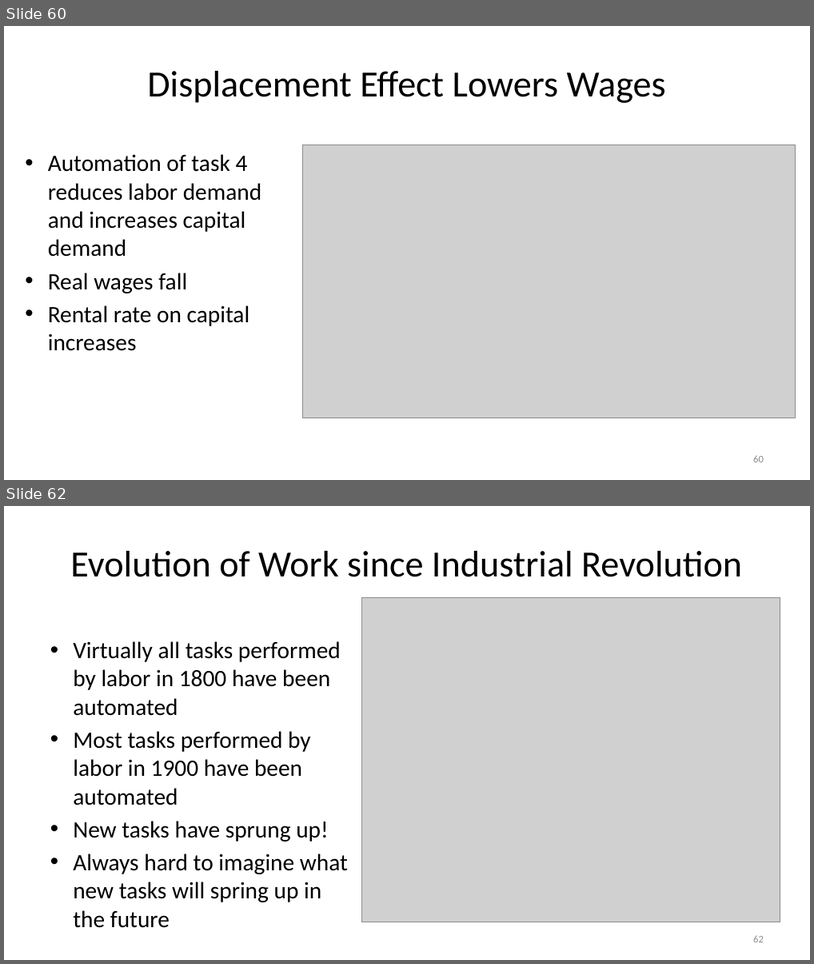
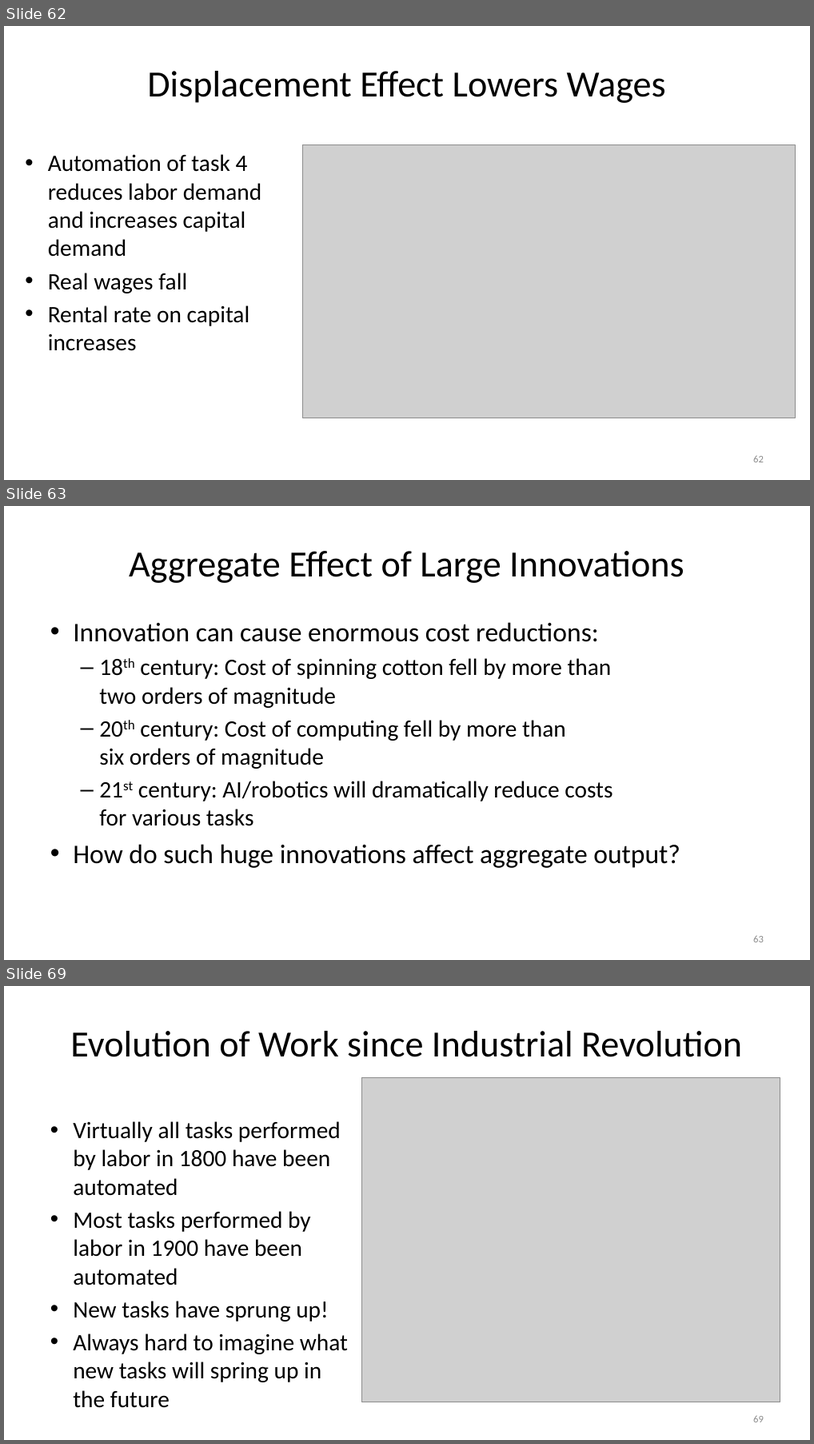
Before and after one commit to jonsteinsson/jonsteinsson.github.io, a slide deck: static/teaching/ProductionSlides.pptx. Shown one above the other, each under a label of ours: slides 60 and 62 before the commit, slides 62, 63 and 69 after it; the slides between them are not shown. The pictures are 814x964 and 814x1444 pixels, drawn with LibreOffice and Linux fonts; fonts in the diff are those of the drawing; grey boxes stand for pictures. Boxes give left, top, right and bottom in pixels: in the first picture for what was removed or moved away, otherwise in the second. Text is boxed around its words. In the diff, an @@ line names an element or a change of style, - is before the commit and + after.

```diff
--- a/static/teaching/ProductionSlides.pptx
+++ b/static/teaching/ProductionSlides.pptx
@@ slide 63 added at (4, 506, 810, 960), background #FFFFFF @@
@@ title added at (129, 551, 685, 583), 44 pt, text #000000 @@
+Aggregate Effect of Large Innovations
@@ text added at (73, 622, 681, 868), 28 pt, text #000000 @@
+• Innovation can cause enormous cost reductions:
+  – 18th century: Cost of spinning cotton fell by more than
+    two orders of magnitude
+  – 20th century: Cost of computing fell by more than
+    six orders of magnitude
+  – 21st century: AI/robotics will dramatically reduce costs
+    for various tasks
+• How do such huge innovations affect aggregate output?
@@ page number added at (754, 935, 764, 942), 12 pt, text #8C8C8C @@
+63
@@ what was slide 60 is now slide 62 @@
@@ page number at (754, 455, 764, 462): text changed @@
-60
+62
@@ what was slide 62 is now slide 69 @@
@@ page number at (754, 1415, 764, 1422): text changed @@
-62
+69
```
Also in this commit, not shown: 5 slides changed, 8 other slides added, 2 slides removed, 1 other file.
